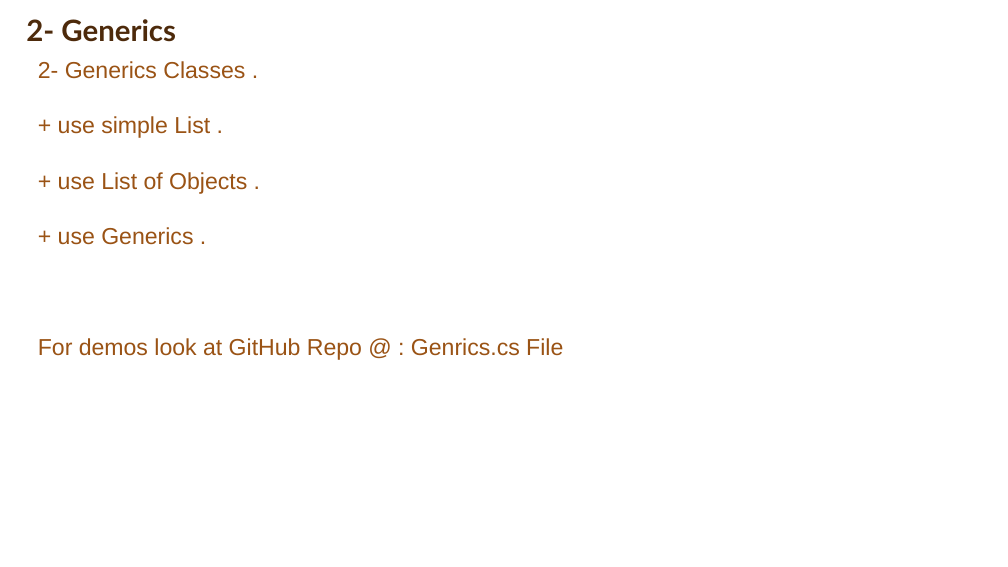
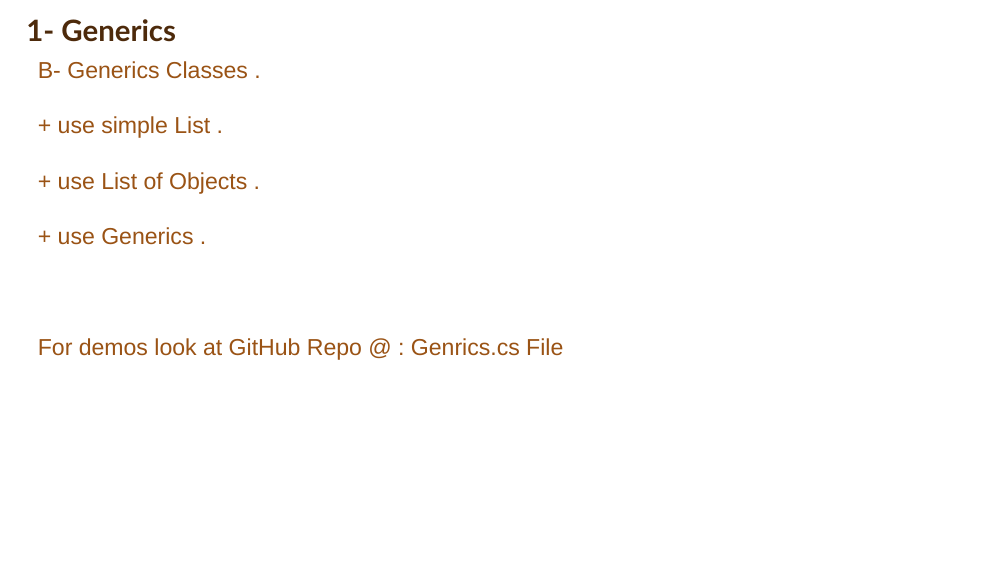
Before and after one commit to MinaAnwerRepo/android, a slide deck: slide 66 of Presentation/CSharpBasics.pptx (slide 67 before the commit). Drawn at 1008x567 pixels with LibreOffice and Linux fonts; fonts in the diff are those of the drawing; background and template pictures are left out. Boxes give left, top, right and bottom in pixels: in the first picture for what was removed or moved away, otherwise in the second. Text is boxed around its words. In the diff, an @@ line names an element or a change of style, - is before the commit and + after.

```diff
--- a/Presentation/CSharpBasics.pptx
+++ b/Presentation/CSharpBasics.pptx
@@ title at box(26, 19, 176, 42): text changed @@
-2- Generics
+1- Generics
@@ text at box(38, 61, 248, 79): text changed @@
-2- Generics Classes .
+B- Generics Classes .
```
Also in this commit, not shown: 6 other slides changed, 9 slides added, 5 slides removed, 2 other files.
